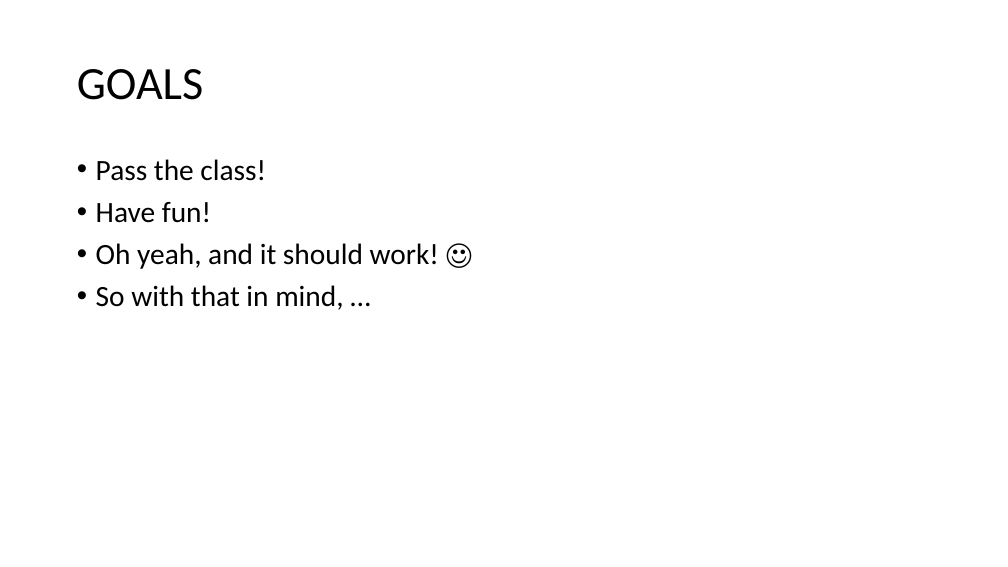
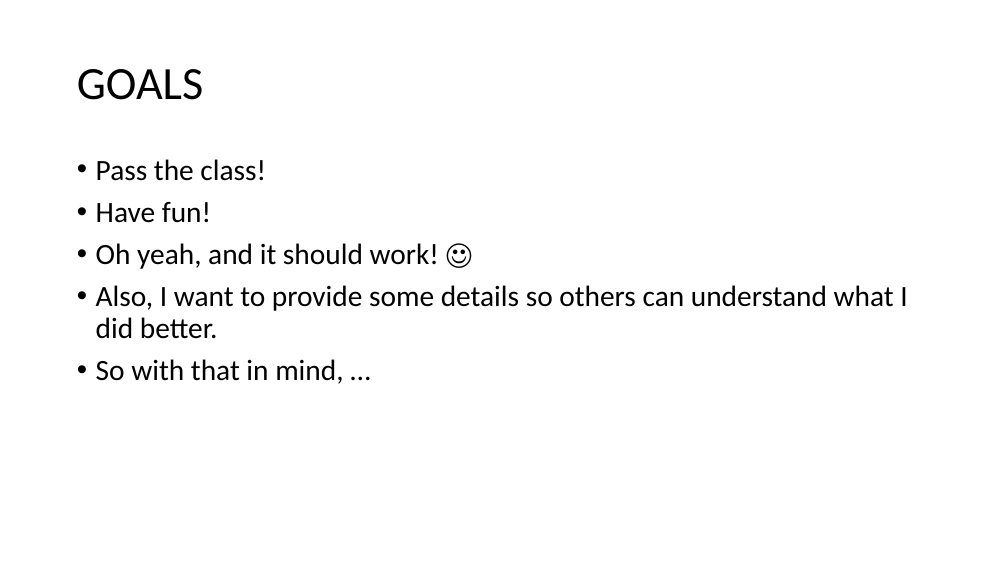
Before and after one commit to EmbeddedSystemClass/FinalProject5381, a slide deck: slide 2 of Final Project 5381.pptx. Drawn at 1008x567 pixels with LibreOffice and Linux fonts; fonts in the diff are those of the drawing. Boxes give left, top, right and bottom in pixels: in the first picture for what was removed or moved away, otherwise in the second. Text is boxed around its words. In the diff, an @@ line names an element or a change of style, - is before the commit and + after.

```diff
--- a/Final Project 5381.pptx
+++ b/Final Project 5381.pptx
@@ text at box(96, 285, 907, 339): paragraph added @@
+• Also, I want to provide some details so others can understand what I did better.
```
Also in this commit, not shown: 8 other slides changed, 18 slides added.
